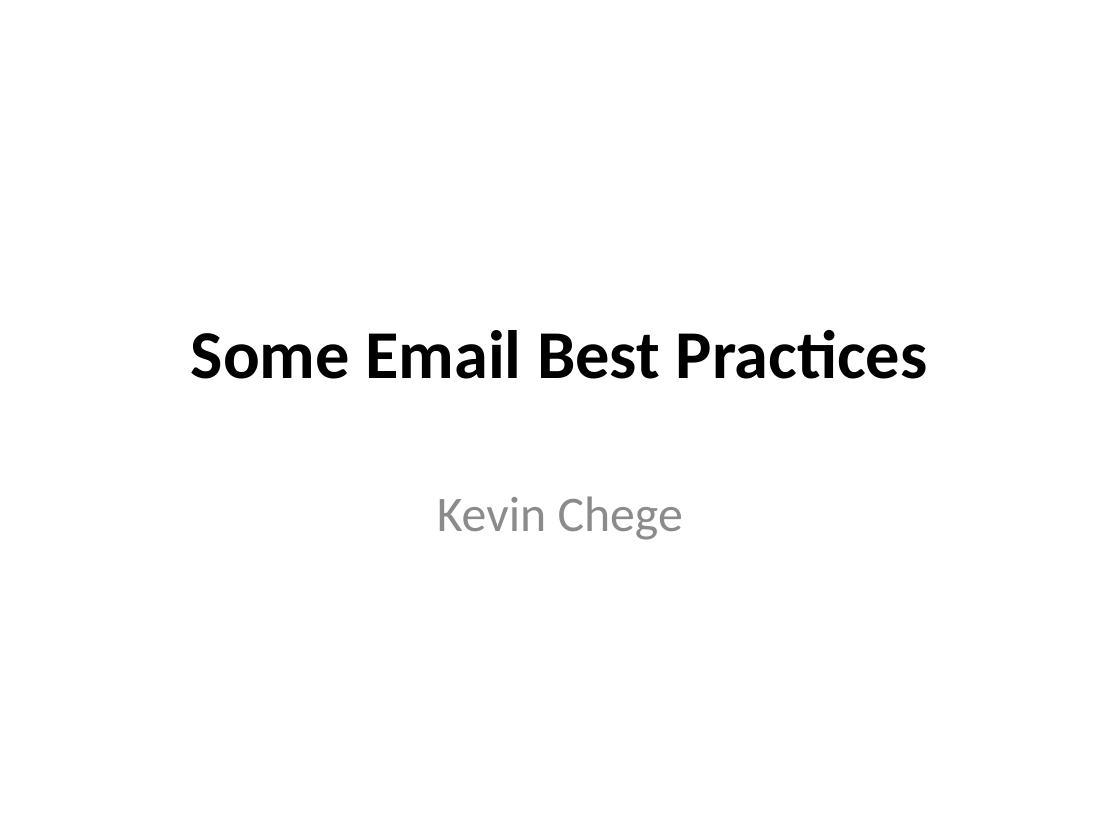
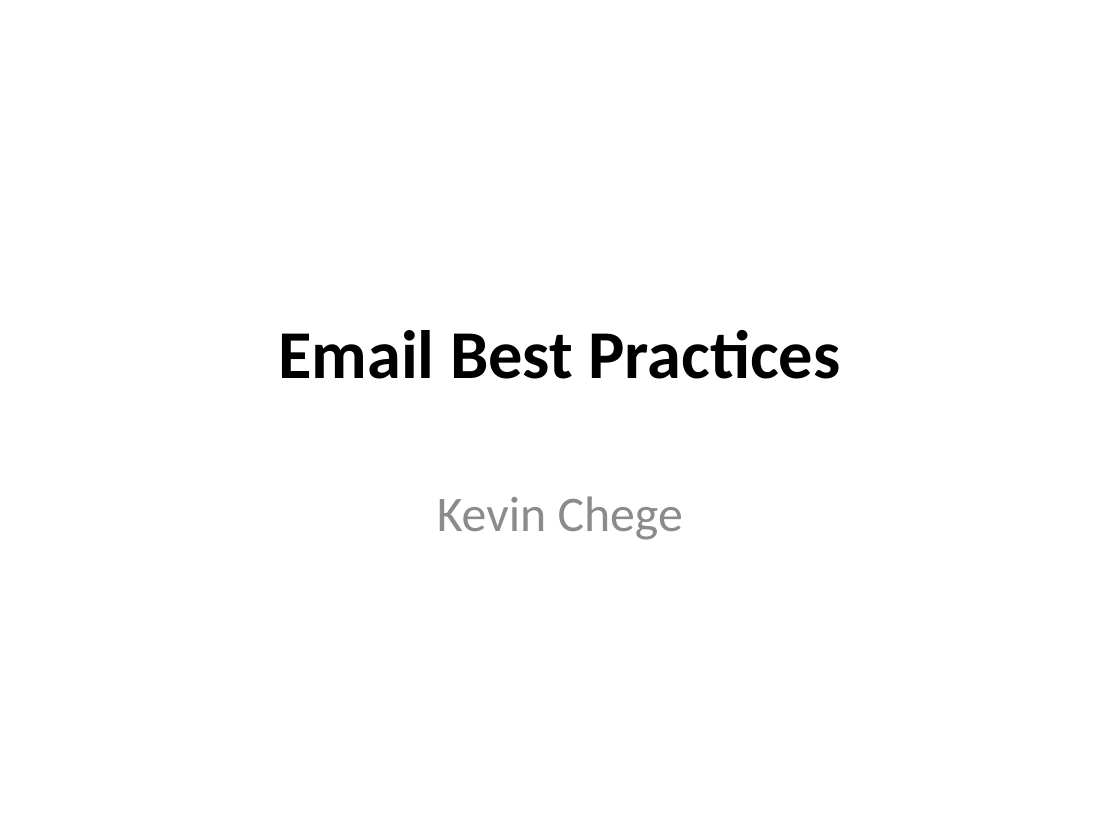
Before and after one commit to afnog/afnog.github.io, a slide deck: slide 19 of sse/postfix/postfix-mailgateway-debian.pptx (slide 1 before the commit). Drawn at 1120x840 pixels with LibreOffice and Linux fonts; fonts in the diff are those of the drawing. Boxes give left, top, right and bottom in pixels: in the first picture for what was removed or moved away, otherwise in the second. Text is boxed around its words. In the diff, an @@ line names an element or a change of style, - is before the commit and + after.

```diff
--- a/sse/postfix/postfix-mailgateway-debian.pptx
+++ b/sse/postfix/postfix-mailgateway-debian.pptx
@@ title at (278,330,841,379): text changed @@
-Some Email Best Practices
+Email Best Practices
```
Also in this commit, not shown: 10 other slides changed, 8 slides added, 3 slides removed, 30 other files.
